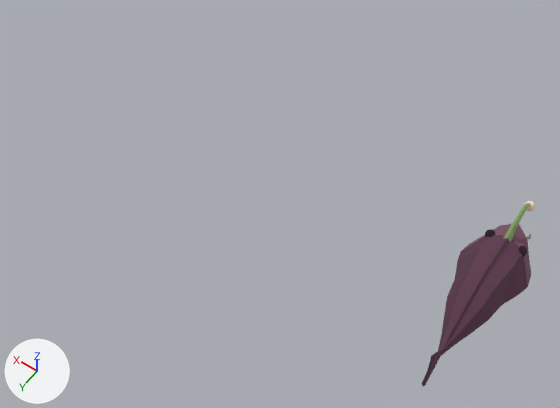
Renders of the Blender file models/wormhole/angler.blend from each side of a commit.
One viewpoint serves both versions: a 50 mm lens placed at (-2.9, 18.1, 25.6), pointed at (8.9, 1.5, -0.5). Lighting does not change. The marker at lower left points along +X, +Y and +Z. The first picture is the older version.

The older version as bpy lines, for what is in view:
```python
me_cube_001 = bpy.data.meshes.new('Cube.001')
me_cube_001.from_pydata(...)  # 341 vertices, 262 faces, 2 loose edges; spans x 0.0..1.43, y -3.13..4.82, z -1.49..2.38
me_cube_001.materials.append(mat_anglerfish)  # picture img_palette_16_3_png
# before: 30 (0.07, 3.92, -0.25), 44 (0.07, 4.75, 0.94) at pixel (431, 355), 46 (0.07, 4.82, -1.21) at pixel (421, 383)
ob_a__fish = bpy.data.objects.new('A. Fish', me_cube_001)
ob_a__fish.location = (0.0, 0.0, 0.0)
_m = ob_a__fish.modifiers.new('Mirror', 'MIRROR')
_m.use_clip = True
_m.merge_threshold = 0.05
```
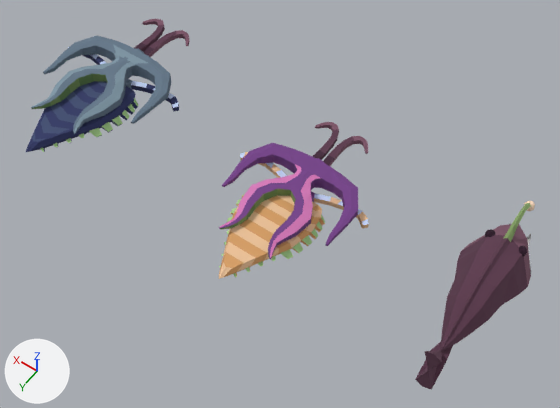
ob_lattice is not drawn itself; it is used by a modifier of ob_marella, ob_marella_alt_colors.
ob_lattice_001 is not drawn itself; it is used by a modifier of ob_marella, ob_marella_alt_colors.

What changed in the scene script:
```text
Change me_cube_001:
    where me_cube_001.from_pydata(...)  # 341 vertices, 262 faces, 2 loose edges; spans x 0.0..1.43, y -3.13..4.82, z -1.49..2.38
    used by ob_a__fish; location = (0.0, 0.0, 0.0)
    me_cube_001 part 1
    add for i in [30, 44, 46]: me_cube_001.vertices[i].co += Vector((0.27, 0.0, 0.0))
    me_cube_001.vertices[28].co: (0.04, 3.84, -0.02) -> (0.0, 3.84, -0.02)  # pixel (440, 349) -> pixel (441, 350)
    me_cube_001.vertices[29].co: (0.03, 3.89, -0.14) -> (0.0, 3.89, -0.14)  # not seen -> pixel (440, 352)
    me_cube_001.vertices[45].co: (0.03, 4.78, -0.13) -> (0.0, 4.78, -0.13)  # pixel (427, 370) -> pixel (428, 370)
Add me_plane_001:
    me_plane_001.from_pydata(...)  # 393 vertices, 338 faces, 4 loose edges; spans x -2.48..3.47, y -2.94..6.82, z -1.47..0.12
    me_plane_001.materials.append(mat_anglerfish)  # picture img_palette_16_3_png
Add me_plane:
    me_plane.from_pydata(...)  # 389 vertices, 334 faces, 4 loose edges; spans x -2.48..3.47, y -2.94..6.82, z -1.47..0.12
    me_plane.materials.append(mat_anglerfish)  # picture img_palette_16_3_png
Add lat_lattice_001:
    lat_lattice_001 = bpy.data.lattices.new('Lattice.001')
    lat_lattice_001.interpolation_type_u = 'KEY_LINEAR'
    lat_lattice_001.interpolation_type_v = 'KEY_LINEAR'
    lat_lattice_001.interpolation_type_w = 'KEY_LINEAR'
    lat_lattice_001.use_outside = True
    lat_lattice_001.points.foreach_set('co_deform', [-0.5, -0.5, -0.5, 0.5, -0.5, -0.5, -0.5, 0.5, -0.5, 0.5, 0.5, -0.5, -0.5, -0.5, 0.5, 0.5, -0.5, 0.5, -0.5, 0.5, 0.5, 0.5, 0.5, 0.5])
Add lat_lattice:
    lat_lattice = bpy.data.lattices.new('Lattice')
    lat_lattice.interpolation_type_u = 'KEY_LINEAR'
    lat_lattice.interpolation_type_v = 'KEY_LINEAR'
    lat_lattice.interpolation_type_w = 'KEY_LINEAR'
    lat_lattice.use_outside = True
    lat_lattice.points.foreach_set('co_deform', [-0.5, -0.5, -0.5, 0.5, -0.5, -0.5, -0.5, 0.5, -0.5, 0.5, 0.5, -0.5, -0.5, -0.5, 0.5, 0.5, -0.5, 0.5, -0.5, 0.5, 0.5, 0.5, 0.5, 0.5])
Add ob_marella_alt_colors:
    ob_marella_alt_colors = bpy.data.objects.new('Marella alt colors', me_plane_001)
    ob_marella_alt_colors.location = (18.83, -0.49, 1.91)
    _m = ob_marella_alt_colors.modifiers.new('Mirror', 'MIRROR')
    _m.use_clip = True
    _m = ob_marella_alt_colors.modifiers.new('Lattice', 'LATTICE')
    _m.object = ob_lattice
    _m = ob_marella_alt_colors.modifiers.new('Lattice.001', 'LATTICE')
    _m.object = ob_lattice_001
Add ob_lattice_001:
    ob_lattice_001 = bpy.data.objects.new('Lattice.001', lat_lattice_001)
    ob_lattice_001.parent = ob_marella
    ob_lattice_001.matrix_parent_inverse = Matrix(((1.0, 0.0, 0.0, -9.0), (0.0, 1.0, 0.0, 1.3), (0.0, 0.0, 1.0, 0.0), (0.0, 0.0, 0.0, 1.0)))
    ob_lattice_001.location = (9.0, 0.484, -0.674)
    ob_lattice_001.scale = (6.93, 9.44, 1.6)
Add ob_marella:
    ob_marella = bpy.data.objects.new('Marella', me_plane)
    ob_marella.location = (9.0, -1.16, 0.0)
    _m = ob_marella.modifiers.new('Mirror', 'MIRROR')
    _m.use_clip = True
    _m = ob_marella.modifiers.new('Lattice', 'LATTICE')
    _m.object = ob_lattice
    _m = ob_marella.modifiers.new('Lattice.001', 'LATTICE')
    _m.object = ob_lattice_001
Add ob_lattice:
    ob_lattice = bpy.data.objects.new('Lattice', lat_lattice)
    ob_lattice.parent = ob_marella
    ob_lattice.matrix_parent_inverse = Matrix(((1.0, 0.0, 0.0, -9.0), (0.0, 1.0, 0.0, 1.3), (0.0, 0.0, 1.0, 0.0), (0.0, 0.0, 0.0, 1.0)))
    ob_lattice.location = (9.0, 0.484, -0.674)
    ob_lattice.scale = (6.93, 9.44, 1.6)
```

What differs and where, as boxes (x1, y1, x2, y2) in the pictures (560 x 408 px; the box of a moved part takes in the faces that stretch with it):
'Marella', added: after (219, 122, 369, 279)
'Marella alt colors', added (blue): after (26, 18, 190, 152)
'A. Fish', reshaped (6% wider): before (422, 201, 535, 386); after (415, 201, 535, 390)
part 1 of me_cube_001, moved or reshaped: before (422, 333, 457, 386); after (415, 333, 457, 390)
